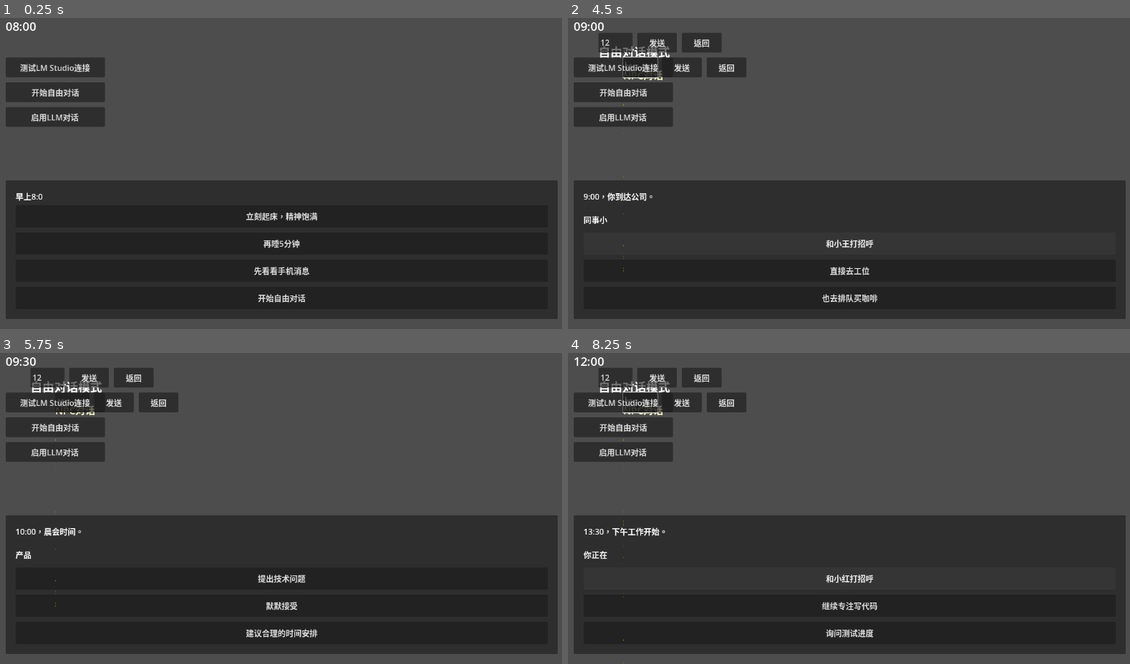
Above: before the commit, frames 1-4 (two rows, left to right).
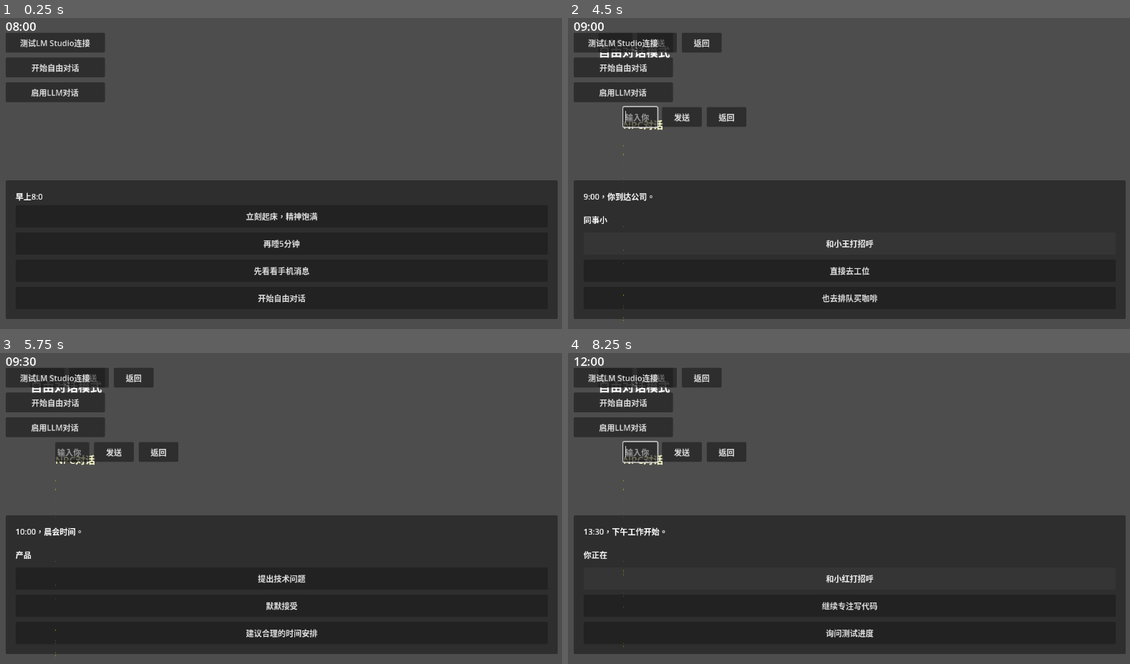
Above: after the commit, the same moments.

Repository: Garena544/godot_game_test
Game: Godot game, scene res://scenes/Main.tscn
Two runs of this game, one before a commit and one after it. Both use one fixed random seed, a clock stepped at 60 frames per second and the inputs below.
Inputs (mouse positions are in pixels of both pictures, inside the frame that each line leads up to):
- Up to frame 1 (0.25 s): no input
- Up to frame 2 (4.5 s): click "再睡5分钟" at 0.5 s; click "开始自由对话" at 1.25 s; click (612, 42) at 2.02 s; type "12" at 2.1 s; click "开始自由对话" at 2.75 s; click "匆忙出门" at 3.5 s; click "和小王打招呼" at 4.25 s
- Up to frame 3 (5.75 s): click "直接去工位" at 5 s
- Up to frame 4 (8.25 s): click "提出技术问题" at 5.75 s; click "默默接受" at 6.5 s; click "去公司食堂" at 7.25 s; click "和小红打招呼" at 8 s

The runs differ from the first frame. In frame 1, 2.4% of the frame differs, in the area x 1-19%, y 4-35%; in frame 2, 3.3%, in the area x 1-32%, y 4-98%; in frame 3, 3.2%; in frame 4, 3.3%.

Commit message:
修复UI布局重叠问题：调整NPC对话框和测试按钮位置

Diff:
--- a/scripts/UIManager.gd
+++ b/scripts/UIManager.gd
@@ -62,7 +62,7 @@
 	# 创建测试LM Studio按钮
 	var test_button = Button.new()
 	test_button.text = "测试LM Studio连接"
-	test_button.position = Vector2(20, 100)
+	test_button.position = Vector2(20, 50)  # 降低位置
 	test_button.custom_minimum_size = Vector2(200, 40)
 	test_button.add_theme_font_size_override("font_size", 16)
 	test_button.connect("pressed", _on_test_lm_studio)
@@ -71,7 +71,7 @@
 	# 创建自由对话按钮
 	var free_dialogue_button = Button.new()
 	free_dialogue_button.text = "开始自由对话"
-	free_dialogue_button.position = Vector2(20, 150)
+	free_dialogue_button.position = Vector2(20, 100)  # 降低位置
 	free_dialogue_button.custom_minimum_size = Vector2(200, 40)
 	free_dialogue_button.add_theme_font_size_override("font_size", 16)
 	free_dialogue_button.connect("pressed", _on_start_free_dialogue)
@@ -80,7 +80,7 @@
 	# 创建启用LLM对话按钮
 	var llm_dialogue_button = Button.new()
 	llm_dialogue_button.text = "启用LLM对话"
-	llm_dialogue_button.position = Vector2(20, 200)
+	llm_dialogue_button.position = Vector2(20, 150)  # 降低位置
 	llm_dialogue_button.custom_minimum_size = Vector2(200, 40)
 	llm_dialogue_button.add_theme_font_size_override("font_size", 16)
 	llm_dialogue_button.connect("pressed", _on_enable_llm_dialogue)
@@ -205,7 +205,7 @@
 	npc_dialogue_panel = Panel.new()
 	npc_dialogue_panel.anchors_preset = Control.PRESET_FULL_RECT
 	npc_dialogue_panel.offset_left = 100
-	npc_dialogue_panel.offset_top = 100
+	npc_dialogue_panel.offset_top = 200  # 增加顶部偏移，避免与测试按钮重叠
 	npc_dialogue_panel.offset_right = -100
 	npc_dialogue_panel.offset_bottom = -100
 	npc_dialogue_panel.visible = false
